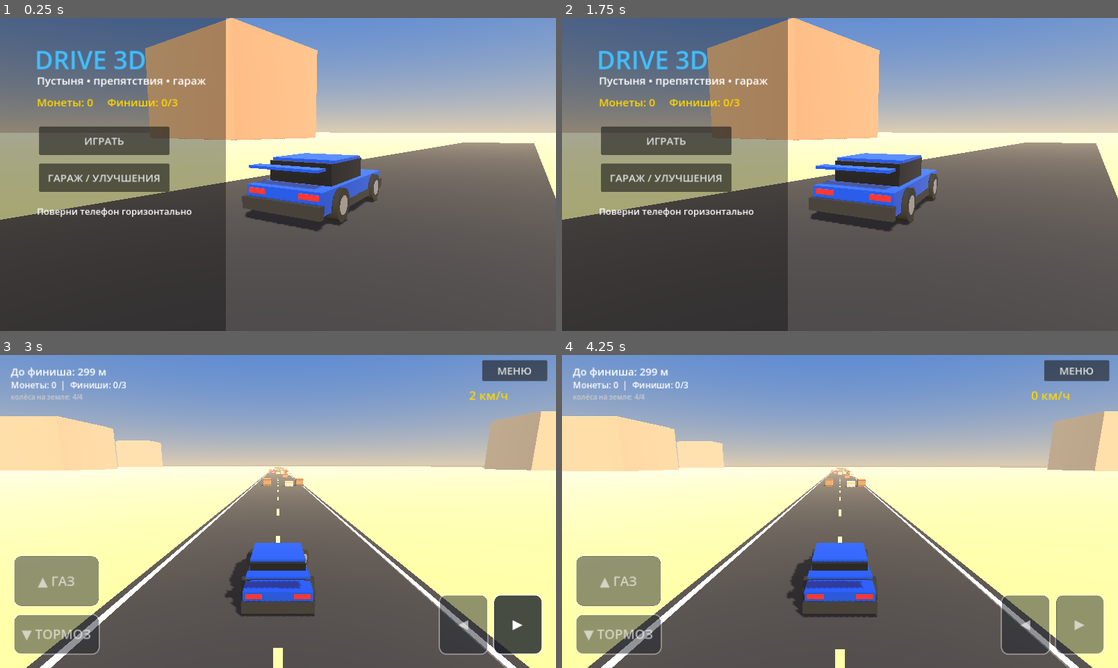
Above: before the commit, frames 1-4 (two rows, left to right).
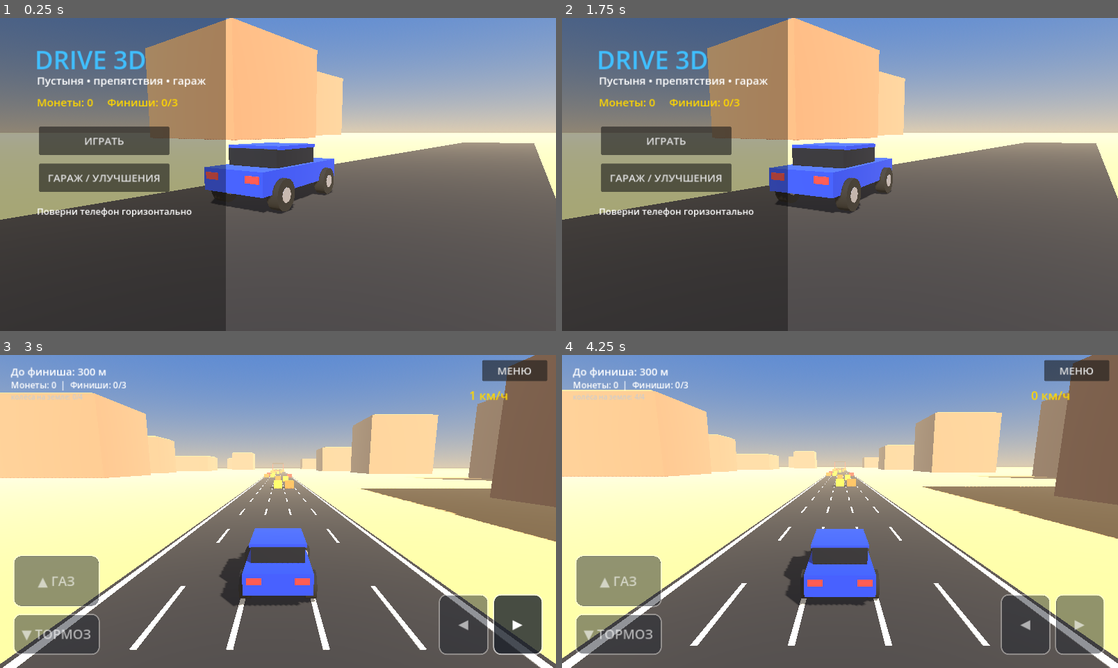
Above: after the commit, the same moments.

Repository: evolodenok-alt/drive-real-3d
Game: Godot game, scene res://Main.tscn
The game is run twice, just before and just after one commit, with the same random seed, the same clock (stepped at 60 frames per second) and the same inputs.
Inputs (mouse positions are in pixels of both pictures, inside the frame that each line leads up to):
- Up to frame 1 (0.25 s): no input
- Up to frame 2 (1.75 s): click "ИГРАТЬ" at 0.5 s; click "МЕНЮ" at 1.25 s
- Up to frame 3 (3 s): click "ИГРАТЬ" at 2 s; tap Enter at 2.75 s; move the mouse to (400, 495) at 2.77 s; hold D from 2.78 s (still down); click (400, 495) at 2.92 s
- Up to frame 4 (4.25 s): release D at 3.5 s; drag from (728, 527) to (812, 574) at 3.52 s

The runs differ from the first frame. In frame 1, 7.0% of the frame differs, in the area x 36-69%, y 17-69%; in frame 2, 6.9%; in frame 3, 25%; in frame 4, 26%, in the area x 0-100%, y 0-100%.

Commit message:
Update main.gd

Diff:
--- a/main.gd
+++ b/main.gd
@@ -224,7 +224,7 @@
             engine = -engine_max * 0.3
     else:
         brake_force = 1.0
-    car.engine_force = engine
+    car.engine_force = -engine   # в Godot +engine_force толкает по +Z, а мы едем по -Z
     car.brake = brake_force
 
     # В Godot положительный угол руля = поворот налево
@@ -296,7 +296,8 @@
 func _on_car_body_entered(body: Node) -> void:
     if mode != "playing" or not is_instance_valid(car):
         return
-    if body.is_in_group("obstacle") and car.linear_velocity.length() > 5.0:
+    # speed — скорость ДО удара (после столкновения машина уже почти стоит)
+    if body.is_in_group("obstacle") and speed > 5.0:
         call_deferred("finish_run", false, "Ты врезался в препятствие!")
 
 # ======================= ИНТЕРФЕЙС =======================
@@ -559,218 +560,208 @@
     _box(world_root, Vector3(0, -0.15, 0), Vector3(1200, 0.2, 1200), _mat(Color(0.85, 0.71, 0.48), 0.0, 1.0))
     _box(world_root, Vector3(0, -0.04, 0), Vector3(10, 0.06, 120), _mat(Color(0.14, 0.14, 0.16), 0.0, 0.95))
     _add_mesa(Vector3(-70, 0, -60), Vector3(40, 28, 36))
-    _add_mesa(Vector3(90, 0, -90), Vector3(55, 36, 45))
+    _add_mesa(Vector3(90, 0, -80), Vector3(46, 22, 40))
+    _add_mesa(Vector3(-110, 0, -140), Vector3(50, 34, 44))
     preview_car = Node3D.new()
-    preview_car.position = Vector3(0, 0.7, 0)
+    preview_car.position = Vector3(-1.6, 0.52, 0)
     world_root.add_child(preview_car)
-    _build_car_visual(preview_car)
-    for pp in [Vector3(-0.93, -0.3, -1.3), Vector3(0.93, -0.3, -1.3), Vector3(-0.93, -0.3, 1.25), Vector3(0.93, -0.3, 1.25)]:
-        _make_wheel_mesh(preview_car, pp)
-
-func _make_environment() -> void:
-    _make_sky_and_light()
-    var sand := _mat(Color(0.85, 0.71, 0.48), 0.0, 1.0)
-    var gz := -ROAD_LENGTH / 2.0
-    var gl := ROAD_LENGTH + 800.0
-    _box(world_root, Vector3(0, -1.0, gz), Vector3(600.0, 2.0, gl), sand)
-    var ground := StaticBody3D.new()
-    ground.position = Vector3(0, -1.0, gz)
-    var gs := CollisionShape3D.new()
-    var gb := BoxShape3D.new()
-    gb.size = Vector3(600.0, 2.0, gl)
-    gs.shape = gb
-    ground.add_child(gs)
-    world_root.add_child(ground)
-    # Дорога и разметка
-    var rz := -ROAD_LENGTH / 2.0 - 20.0
-    var rl := ROAD_LENGTH + 240.0
-    _box(world_root, Vector3(0, 0.02, rz), Vector3(10.0, 0.04, rl), _mat(Color(0.13, 0.13, 0.15), 0.0, 0.95))
-    var white := _mat(Color(0.92, 0.92, 0.92), 0.0, 0.7)
-    _box(world_root, Vector3(-4.6, 0.06, rz), Vector3(0.18, 0.04, rl), white)
-    _box(world_root, Vector3(4.6, 0.06, rz), Vector3(0.18, 0.04, rl), white)
-    var dash := _mat(Color(0.95, 0.85, 0.5), 0.0, 0.7)
-    var dz := 95.0
-    while dz > -(ROAD_LENGTH + 100.0):
-        _box(world_root, Vector3(0, 0.06, dz), Vector3(0.2, 0.04, 3.0), dash)
-        dz -= 9.0
-    # Скалы вдали
-    for i in range(8):
-        var side := 1.0
-        if randf() < 0.5:
-            side = -1.0
-        _add_mesa(Vector3(side * randf_range(120.0, 260.0), 0.0, randf_range(-ROAD_LENGTH - 200.0, 60.0)), Vector3(randf_range(30.0, 60.0), randf_range(18.0, 45.0), randf_range(30.0, 60.0)))
-    # Финиш
-    var fm := _mat(Color(0.2, 1.0, 0.35), 0.3, 0.4, 0.6)
-    var fz := -(ROAD_LENGTH - 8.0)
-    _box(world_root, Vector3(-6.4, 2.5, fz), Vector3(0.3, 5.0, 0.3), fm)
-    _box(world_root, Vector3(6.4, 2.5, fz), Vector3(0.3, 5.0, 0.3), fm)
-    _box(world_root, Vector3(0, 5.0, fz), Vector3(13.1, 0.35, 0.35), fm)
-    _box(world_root, Vector3(0, 0.07, -ROAD_LENGTH), Vector3(10.0, 0.04, 0.7), white)
-    _spawn_obstacles()
-
-# Ряды препятствий: в каждом ряду есть свободная полоса, и она смещается
-# не более чем на 2 полосы — проехать можно всегда, но нужно маневрировать.
-func _spawn_obstacles() -> void:
-    var path_lane := randi_range(1, 3)
-    var d := FIRST_ROW_Z
-    while d < ROAD_LENGTH - 30.0:
-        path_lane = clampi(path_lane + randi_range(-2, 2), 0, LANES.size() - 1)
-        var placed := 0
-        for lane in range(LANES.size()):
-            if lane == path_lane:
-                continue
-            if randf() < OBSTACLE_CHANCE:
-                _spawn_obstacle(LANES[lane] + randf_range(-0.15, 0.15), -(d + randf_range(-2.0, 2.0)))
-                placed += 1
-        if placed == 0:
-            var other := (path_lane + randi_range(1, LANES.size() - 1)) % LANES.size()
-            _spawn_obstacle(LANES[other], -d)
-        d += randf_range(ROW_GAP_MIN, ROW_GAP_MAX)
-
-func _spawn_obstacle(x: float, z: float) -> void:
+    _build_car_visual(preview_car, true)
+
+func _static_box(pos: Vector3, size: Vector3, mat: Material, group: String = "") -> StaticBody3D:
     var body := StaticBody3D.new()
-    body.position = Vector3(x, 0.0, z)
-    body.add_to_group("obstacle")
-    world_root.add_child(body)
-    var size := Vector3(1.4, 1.4, 1.4)
-    match randi() % 3:
-        0:
-            size = Vector3(1.4, 1.4, 1.4)
-            _box(body, Vector3(0, 0.7, 0), size, _mat(Color(0.55, 0.36, 0.17), 0.0, 0.9))
-            var band := _mat(Color(0.3, 0.19, 0.09), 0.0, 0.9)
-            _box(body, Vector3(0, 1.2, 0), Vector3(1.44, 0.14, 1.44), band)
-            _box(body, Vector3(0, 0.2, 0), Vector3(1.44, 0.14, 1.44), band)
-        1:
-            size = Vector3(1.25, 1.3, 1.25)
-            _cyl(body, Vector3(0, 0.65, 0), 0.62, 1.3, _mat(Color(0.85, 0.15, 0.1), 0.2, 0.5))
-            _cyl(body, Vector3(0, 0.65, 0), 0.64, 0.2, _mat(Color(0.95, 0.95, 0.95), 0.0, 0.6))
-        2:
-            size = Vector3(1.6, 1.0, 1.4)
-            _box(body, Vector3(0, 0.5, 0), size, _mat(Color(0.6, 0.6, 0.58), 0.0, 0.95))
-            _box(body, Vector3(0, 0.7, 0), Vector3(1.62, 0.18, 1.42), _mat(Color(0.95, 0.5, 0.05), 0.0, 0.7))
+    body.position = pos
     var shape := CollisionShape3D.new()
     var box := BoxShape3D.new()
     box.size = size
     shape.shape = box
-    shape.position = Vector3(0, size.y / 2.0, 0)
     body.add_child(shape)
+    _box(body, Vector3.ZERO, size, mat)
+    if group != "":
+        body.add_to_group(group)
+    world_root.add_child(body)
+    return body
+
+func _make_environment() -> void:
+    _make_sky_and_light()
+    var total_len := ROAD_LENGTH + 220.0
+    var center_z := 60.0 - total_len / 2.0
+    # песок и дорога (со столкновениями)
+    _static_box(Vector3(0, -0.6, 0), Vector3(1200, 1.0, 1200), _mat(Color(0.85, 0.71, 0.48), 0.0, 1.0))
+    _static_box(Vector3(0, -0.5, center_z), Vector3(11.2, 1.0, total_len), _mat(Color(0.14, 0.14, 0.16), 0.0, 0.95))
+    # разметка
+    var white := _mat(Color(0.95, 0.95, 0.95), 0.0, 0.9)
+    for side in [-1.0, 1.0]:
+        var edge := _box(world_root, Vector3(side * 5.3, 0.011, center_z), Vector3(0.25, 0.02, total_len), white)
+        edge.cast_shadow = GeometryInstance3D.SHADOW_CASTING_SETTING_OFF
+    for dx in [-3.15, -1.05, 1.05, 3.15]:
+        var z := 50.0
+        while z > -(ROAD_LENGTH + 150.0):
+            var dash := _box(world_root, Vector3(dx, 0.011, z), Vector3(0.15, 0.02, 3.0), white)
+            dash.cast_shadow = GeometryInstance3D.SHADOW_CASTING_SETTING_OFF
+            z -= 8.0
+    # скалы-мезы по сторонам
+    var mz := 0.0
+    while mz > -(ROAD_LENGTH + 200.0):
+        _add_mesa(Vector3(-randf_range(45.0, 95.0), 0, mz + randf_range(-20.0, 20.0)), Vector3(randf_range(26.0, 50.0), randf_range(14.0, 34.0), randf_range(26.0, 44.0)))
+        _add_mesa(Vector3(randf_range(45.0, 95.0), 0, mz + randf_range(-20.0, 20.0)), Vector3(randf_range(26.0, 50.0), randf_range(14.0, 34.0), randf_range(26.0, 44.0)))
+        mz -= 90.0
+    _make_obstacles()
+    _make_finish()
+
+func _make_obstacles() -> void:
+    var crate_colors := [Color(0.9, 0.45, 0.1), Color(0.8, 0.2, 0.15), Color(0.9, 0.7, 0.15)]
+    var z := -FIRST_ROW_Z
+    while z > -(ROAD_LENGTH - 25.0):
+        var free: Array = LANES.duplicate()
+        free.shuffle()
+        var blocked := 0
+        for lane in free:
+            if blocked >= 3:
+                break
+            if randf() < OBSTACLE_CHANCE:
+                var c: Color = crate_colors[randi() % crate_colors.size()]
+                _static_box(Vector3(lane, 0.7, z), Vector3(1.6, 1.4, 1.6), _mat(c, 0.0, 0.7), "obstacle")
+                blocked += 1
+        z -= randf_range(ROW_GAP_MIN, ROW_GAP_MAX)
+
+func _make_finish() -> void:
+    var z := -ROAD_LENGTH
+    var white := _mat(Color(0.95, 0.95, 0.95), 0.0, 0.8)
+    var black := _mat(Color(0.05, 0.05, 0.05), 0.0, 0.8)
+    for i in range(14):
+        for j in range(2):
+            var m := white if (i + j) % 2 == 0 else black
+            var tile := _box(world_root, Vector3(-5.2 + i * 0.8, 0.02, z - 0.5 + j), Vector3(0.8, 0.02, 1.0), m)
+            tile.cast_shadow = GeometryInstance3D.SHADOW_CASTING_SETTING_OFF
+    var post := _mat(Color(0.8, 0.1, 0.1), 0.0, 0.6)
+    _box(world_root, Vector3(-6.3, 4.0, z), Vector3(0.7, 8.0, 0.7), post)
+    _box(world_root, Vector3(6.3, 4.0, z), Vector3(0.7, 8.0, 0.7), post)
+    _box(world_root, Vector3(0, 8.0, z), Vector3(13.3, 1.2, 0.7), _mat(Color(0.1, 0.1, 0.12), 0.0, 0.6, 0.0))
 
 # ======================= МАШИНА =======================
 
-func _build_car_visual(parent: Node3D) -> void:
-    var body_mat := _mat(Color(0.05, 0.3, 0.9), 0.65, 0.28)
-    var dark := _mat(Color(0.07, 0.07, 0.08), 0.0, 0.6)
-    var glass := _mat(Color(0.08, 0.1, 0.14), 0.8, 0.15)
-    _box(parent, Vector3(0, -0.15, 0), Vector3(1.9, 0.5, 4.2), body_mat)
-    _box(parent, Vector3(0, 0.35, 0.35), Vector3(1.62, 0.5, 2.0), glass)
-    _box(parent, Vector3(0, 0.63, 0.35), Vector3(1.66, 0.07, 1.7), body_mat)
-    _box(parent, Vector3(0, -0.3, -2.16), Vector3(1.96, 0.28, 0.18), dark)
-    _box(parent, Vector3(0, -0.3, 2.16), Vector3(1.96, 0.28, 0.18), dark)
-    var head := _mat(Color(1.0, 0.95, 0.7), 0.0, 0.3, 2.0)
-    var tail := _mat(Color(0.95, 0.05, 0.05), 0.0, 0.3, 1.5)
-    for sx in [-1.0, 1.0]:
-        _box(parent, Vector3(sx * 0.62, -0.02, -2.1), Vector3(0.42, 0.15, 0.06), head)
-        _box(parent, Vector3(sx * 0.65, -0.02, 2.1), Vector3(0.45, 0.12, 0.06), tail)
-        _box(parent, Vector3(sx * 0.96, -0.38, 0.0), Vector3(0.06, 0.18, 2.6), dark)
-    _box(parent, Vector3(0, 0.52, 1.95), Vector3(1.7, 0.06, 0.4), body_mat)
-
-func _make_wheel_mesh(parent: Node3D, pos: Vector3) -> void:
-    var holder := Node3D.new()
-    holder.position = pos
-    holder.rotation_degrees = Vector3(0, 0, 90)
-    parent.add_child(holder)
-    _cyl(holder, Vector3.ZERO, 0.38, 0.28, _mat(Color(0.03, 0.03, 0.035), 0.0, 0.9), 20)
-    _cyl(holder, Vector3.ZERO, 0.22, 0.30, _mat(Color(0.75, 0.77, 0.8), 0.9, 0.3), 12)
-
-func _make_wheel(parent: VehicleBody3D, pos: Vector3, front: bool) -> void:
-    var w := VehicleWheel3D.new()
-    w.position = pos
-    w.wheel_radius = 0.38
-    w.wheel_rest_length = 0.15
-    w.suspension_travel = 0.25
-    w.suspension_max_force = 6000.0
-    w.suspension_stiffness = 40.0
-    w.damping_compression = 0.4
-    w.damping_relaxation = 0.6
-    w.wheel_roll_influence = 0.08
-    w.wheel_friction_slip = 9.0
-    w.use_as_steering = front
-    w.use_as_traction = not front
-    parent.add_child(w)
-    _make_wheel_mesh(w, Vector3.ZERO)
-    wheels.append(w)
+const CAR_MASS := 12.0
+const WHEEL_RADIUS := 0.42
+const WHEEL_X := 0.95
+const WHEEL_Z := 1.3
+
+func _add_wheel_mesh(parent: Node3D) -> void:
+    var mesh := _cyl(parent, Vector3.ZERO, WHEEL_RADIUS, 0.32, _mat(Color(0.06, 0.06, 0.07), 0.0, 0.9), 18)
+    mesh.rotation_degrees = Vector3(0, 0, 90)
+    var hub := _cyl(parent, Vector3.ZERO, 0.2, 0.34, _mat(Color(0.7, 0.7, 0.75), 0.6, 0.4), 12)
+    hub.rotation_degrees = Vector3(0, 0, 90)
+
+func _build_car_visual(parent: Node3D, with_wheels: bool) -> void:
+    var body_mat := _mat(Color(0.12, 0.25, 0.9), 0.3, 0.45)
+    var glass := _mat(Color(0.05, 0.07, 0.12), 0.1, 0.4)
+    _box(parent, Vector3(0, 0.25, 0), Vector3(1.9, 0.6, 4.2), body_mat)
+    _box(parent, Vector3(0, 0.78, 0.25), Vector3(1.6, 0.5, 2.1), glass)
+    _box(parent, Vector3(0, 1.06, 0.25), Vector3(1.7, 0.1, 2.0), body_mat)
+    var red := _mat(Color(1.0, 0.1, 0.1), 0.0, 0.5, 2.0)
+    var yellow := _mat(Color(1.0, 0.95, 0.7), 0.0, 0.5, 1.5)
+    for sx in [-0.65, 0.65]:
+        _box(parent, Vector3(sx, 0.35, 2.11), Vector3(0.4, 0.18, 0.05), red)
+        _box(parent, Vector3(sx, 0.35, -2.11), Vector3(0.4, 0.18, 0.05), yellow)
+    if with_wheels:
+        for sx in [-WHEEL_X, WHEEL_X]:
+            for sz in [-WHEEL_Z, WHEEL_Z]:
+                var w := Node3D.new()
+                w.position = Vector3(sx, -0.1, sz)
+                parent.add_child(w)
+                _add_wheel_mesh(w)
 
 func _create_car() -> VehicleBody3D:
-    var v := VehicleBody3D.new()
-    v.mass = 800.0
-    v.can_sleep = false
-    v.center_of_mass_mode = RigidBody3D.CENTER_OF_MASS_MODE_CUSTOM
-    v.center_of_mass = Vector3(0, -0.45, 0)
-    v.angular_damp = 0.5
-    v.linear_damp = 0.05
-    v.contact_monitor = true
-    v.max_contacts_reported = 6
-    var cs := CollisionShape3D.new()
-    var bs := BoxShape3D.new()
-    bs.size = Vector3(1.9, 0.9, 4.2)
-    cs.shape = bs
-    v.add_child(cs)
-    _build_car_visual(v)
-    _make_wheel(v, Vector3(-0.93, -0.15, -1.3), true)
-    _make_wheel(v, Vector3(0.93, -0.15, -1.3), true)
-    _make_wheel(v, Vector3(-0.93, -0.15, 1.25), false)
-    _make_wheel(v, Vector3(0.93, -0.15, 1.25), false)
-    v.body_entered.connect(_on_car_body_entered)
-    return v
-
-# Улучшения из гаража: подвеска и колёса
+    var c := VehicleBody3D.new()
+    c.mass = CAR_MASS
+    c.center_of_mass_mode = RigidBody3D.CENTER_OF_MASS_MODE_CUSTOM
+    c.center_of_mass = Vector3(0, -0.35, 0)
+    c.can_sleep = false
+    c.linear_damp = 0.03
+    c.angular_damp = 1.5
+    c.contact_monitor = true
+    c.max_contacts_reported = 6
+    var shape := CollisionShape3D.new()
+    var box := BoxShape3D.new()
+    box.size = Vector3(1.9, 0.8, 4.2)
+    shape.shape = box
+    shape.position = Vector3(0, 0.35, 0)
+    c.add_child(shape)
+    _build_car_visual(c, false)
+    wheels.clear()
+    var idx := 0
+    for sz in [-WHEEL_Z, WHEEL_Z]:
+        for sx in [-WHEEL_X, WHEEL_X]:
+            var w := VehicleWheel3D.new()
+            w.position = Vector3(sx, 0.0, sz)
+            w.wheel_radius = WHEEL_RADIUS
+            w.wheel_rest_length = 0.1
+            w.suspension_travel = 0.25
+            w.suspension_max_force = 4000.0
+            w.use_as_steering = (sz < 0.0)   # передние колёса рулят
+            w.use_as_traction = true         # привод на все колёса
+            c.add_child(w)
+            _add_wheel_mesh(w)
+            wheels.append(w)
+            idx += 1
+    c.body_entered.connect(_on_car_body_entered)
+    return c
+
 func _apply_upgrades() -> void:
-    var sus: int = levels["Подвеска"]
-    var tires: int = levels["Колёса"]
+    var sus: float = float(levels["Подвеска"] - 1)
+    var grip: float = float(levels["Колёса"] - 1)
     for w in wheels:
-        w.suspension_stiffness = 40.0 + float(sus - 1) * 5.0
-        w.damping_compression = 0.4
-        w.damping_relaxation = 0.6
-        w.wheel_roll_influence = maxf(0.03, 0.08 - float(sus - 1) * 0.012)
-        w.wheel_friction_slip = 9.0 + float(tires - 1) * 0.9
-
-# ======================= ФИНИШ =======================
+        w.suspension_stiffness = 45.0 + sus * 8.0
+        w.damping_compression = 0.8
+        w.damping_relaxation = 0.9
+        w.wheel_roll_influence = clampf(0.4 - sus * 0.08, 0.05, 0.4)
+        w.wheel_friction_slip = 3.0 + grip * 0.5
+
+# ======================= КОНЕЦ ЗАЕЗДА =======================
 
 func finish_run(success: bool, reason: String) -> void:
     if mode != "playing":
         return
     mode = "result"
+    var dist := 0
+    if is_instance_valid(car):
+        dist = int(maxf(0.0, -car.global_position.z))
+        dist = mini(dist, int(ROAD_LENGTH))
+        car.engine_force = 0.0
+        car.brake = 30.0
+    var reward := 0
+    var bonus := 0
+    if success:
+        finishes += 1
+        reward = 600
+        if finishes % 3 == 0:
+            bonus = 1500
+    else:
+        reward = int(dist * 1.5)
+    coins += reward + bonus
+    last_result = {"success": success, "reason": reason, "dist": dist, "reward": reward, "bonus": bonus}
     held.clear()
     touches.clear()
-    if is_instance_valid(car):
-        car.engine_force = 0.0
-        car.brake = 8.0
-    var reward := 0
-    if success:
-        finishes += 1
-        if finishes % 3 == 0:
-            reward = 5000
-            coins += reward
-    last_result = {"success": success, "reason": reason, "reward": reward}
     _save_game()
     _show_result()
 
 func _show_result() -> void:
+    _clear_ui()
     var vp := _vp()
-    var cx := vp.x / 2.0
-    _clear_ui()
-    _dim(Rect2(Vector2.ZERO, vp), 0.45)
-    if last_result.get("success", false):
-        var reward: int = last_result.get("reward", 0)
-        _label_c("ФИНИШ!", 110, 58, Color(0.2, 1.0, 0.35))
-        _label_c("Ты успешно добрался до финиша!", 200, 28)
-        if reward > 0:
-            _label_c("Награда за 3 финиша: +%d монет!" % reward, 255, 28, Color.GOLD)
-        else:
-            _label_c("Финиш %d/3 — до награды ещё %d" % [finishes % 3, 3 - finishes % 3], 255, 25, Color.GOLD)
-    else:
-        _label_c("ЗАЕЗД ОКОНЧЕН", 120, 48, Color(1, 0.2, 0.2))
-        _label_c(str(last_result.get("reason", "")), 205, 27)
-    _label_c("Монеты: %d   |   Финиши: %d/3" % [coins, finishes % 3], 320, 26, Color.GOLD)
-    _button(ui, "ЕЩЁ ЗАЕЗД", Vector2(cx - 245, 405), Vector2(230, 60), start_run)
-    _button(ui, "ГЛАВНОЕ МЕНЮ", Vector2(cx + 15, 405), Vector2(260, 60), show_menu)
+    _dim(Rect2(0, 0, vp.x, vp.y), 0.55)
+    var ok: bool = last_result.get("success", false)
+    var title := "ФИНИШ!" if ok else "АВАРИЯ"
+    var title_color := Color(0.4, 1.0, 0.5) if ok else Color(1.0, 0.45, 0.4)
+    var y := vp.y * 0.5 - 190.0
+    _label_c(title, y, 64, title_color)
+    if not ok:
+        _label_c(str(last_result.get("reason", "")), y + 85.0, 28)
+    _label_c("Проехал: %d м" % int(last_result.get("dist", 0)), y + 135.0, 28)
+    var reward: int = int(last_result.get("reward", 0))
+    var bonus: int = int(last_result.get("bonus", 0))
+    var line := "Награда: +%d монет" % reward
+    if bonus > 0:
+        line += "  (бонус за 3 финиша: +%d)" % bonus
+    _label_c(line, y + 180.0, 28, Color.GOLD)
+    _label_c("Всего монет: %d" % coins, y + 225.0, 28, Color.GOLD)
+    _button(ui, "ЕЩЁ РАЗ", Vector2(vp.x * 0.5 - 320.0, y + 295.0), Vector2(300, 65), start_run)
+    _button(ui, "МЕНЮ", Vector2(vp.x * 0.5 + 20.0, y + 295.0), Vector2(300, 65), show_menu)
